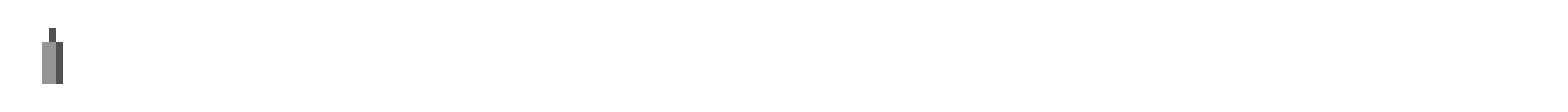
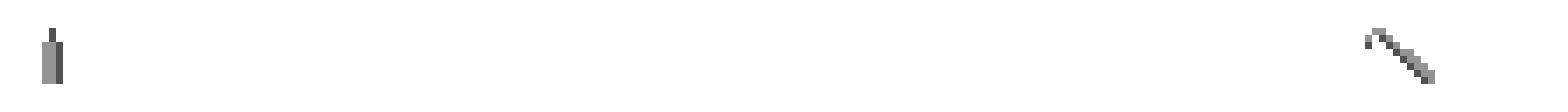
The second 1568×112 image is a revision of the first. Changes to its layers:
showed "Layer 2" over [1365,28,1435,84]
